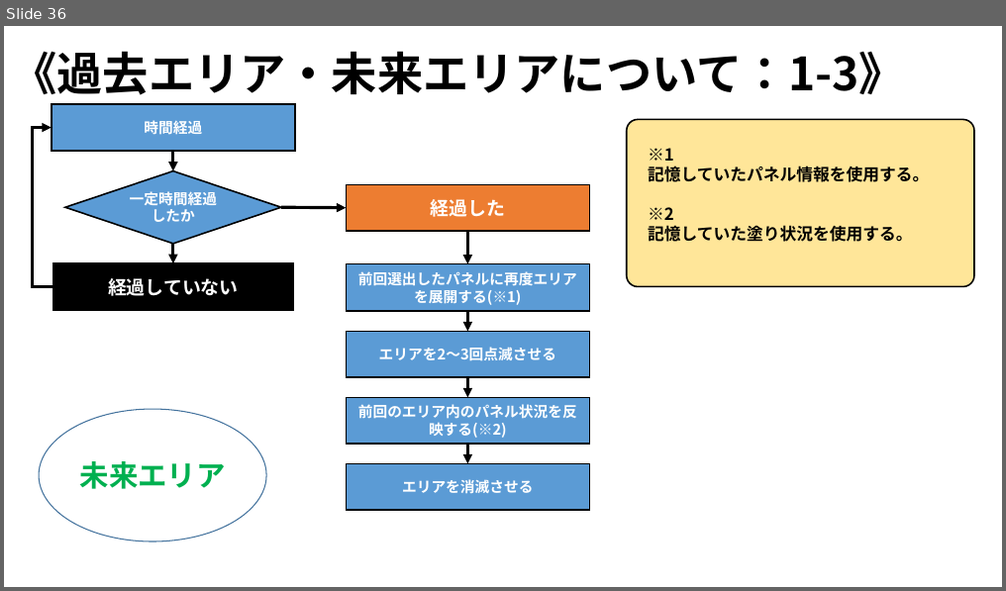
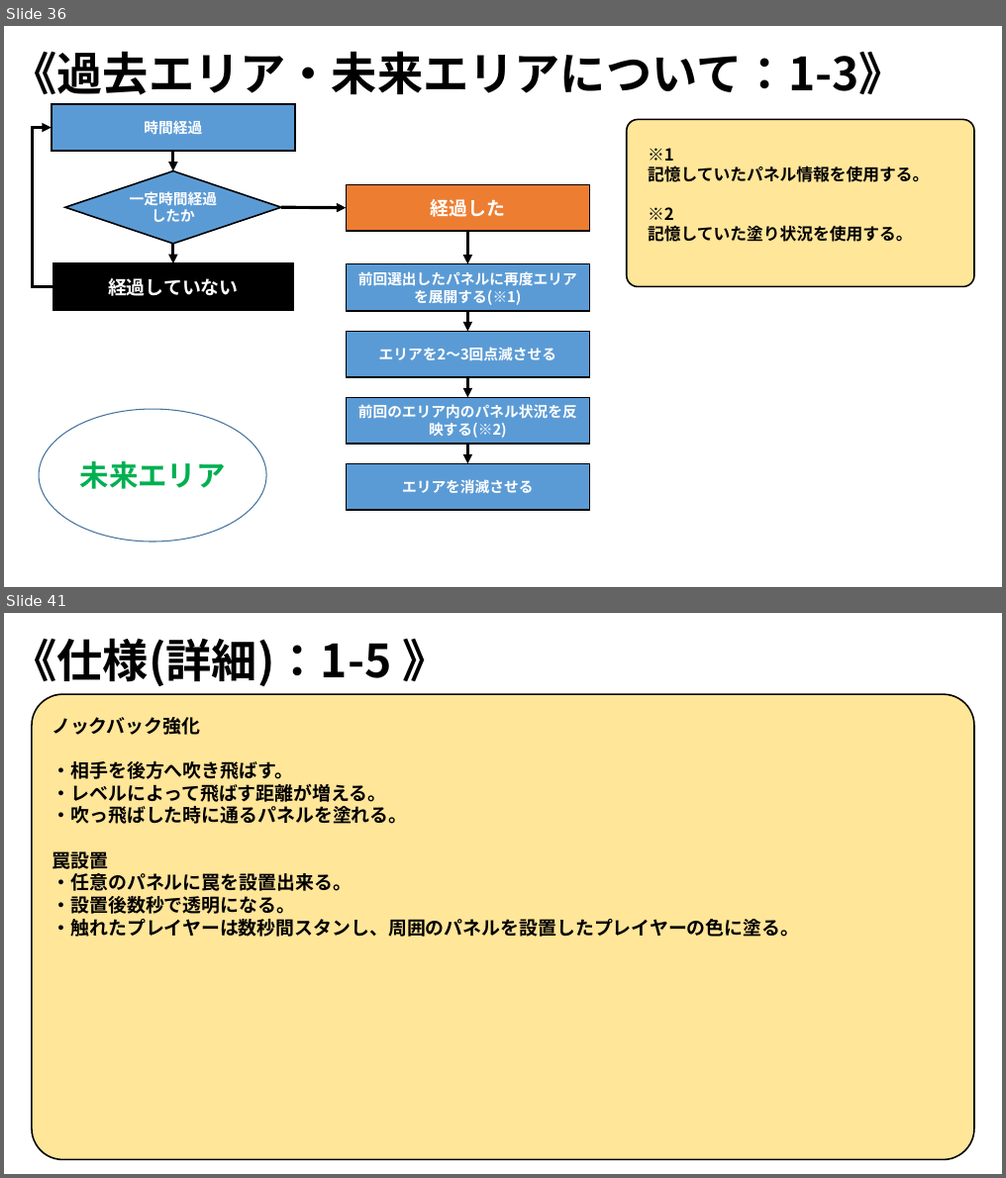
Before and after one commit to ARITA-MEIGEN/C-Team001, a slide deck: data/GS3_チーム2_仕様書.pptx. Shown one above the other, each under a label of ours: slide 36 before the commit, slides 36 and 41 after it; the slides between them are not shown. The pictures are 1006x591 and 1006x1178 pixels, drawn with LibreOffice and Linux fonts; fonts in the diff are those of the drawing; background and template pictures are left out. Boxes give left, top, right and bottom in pixels: in the first picture for what was removed or moved away, otherwise in the second. Text is boxed around its words. In the diff, an @@ line names an element or a change of style, - is before the commit and + after.

Commit message:
仕様書編集

```diff
--- a/data/GS3_チーム2_仕様書.pptx
+++ b/data/GS3_チーム2_仕様書.pptx
@@ slide 41 added at (x1=4, y1=613, x2=1002, y2=1174), background picture (left out) @@
@@ text added at (x1=11, y1=638, x2=448, y2=686), 44 pt, text #000000, bold @@
+《仕様(詳細)：1-5 》
@@ rounded rectangle added at (x1=32, y1=694, x2=974, y2=1160), fill #FFE699, outline #000000 1.5 pt @@
@@ text added at (x1=53, y1=717, x2=800, y2=937), 18 pt, text #000000, bold @@
+ノックバック強化
+・相手を後方へ吹き飛ばす。
+・レベルによって飛ばす距離が増える。
+・吹っ飛ばした時に通るパネルを塗れる。
+罠設置
+・任意のパネルに罠を設置出来る。
+・設置後数秒で透明になる。
+・触れたプレイヤーは数秒間スタンし、周囲のパネルを設置したプレイヤーの色に塗る。
```
Also in this commit, not shown: 6 slides changed, 1 other slide added.
